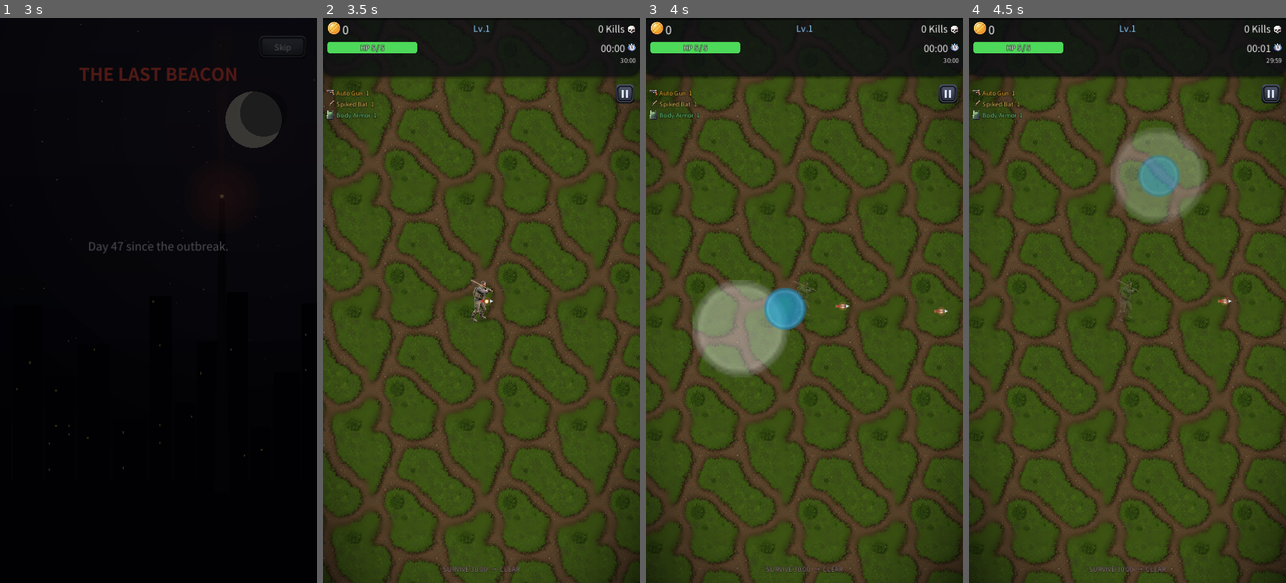
Above: before the commit, frames 1-4 (left to right).
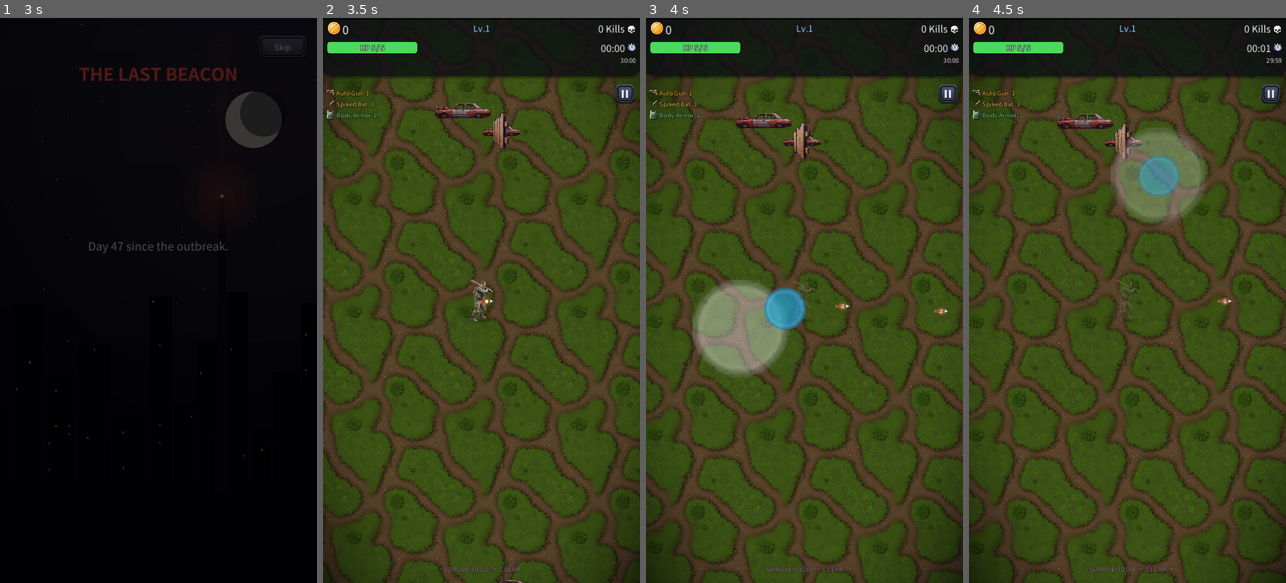
Above: after the commit, the same moments.

Repository: kosj/game_action_defence
Game: Godot game, scene res://scenes/TitleScreen.tscn
The game is run twice, just before and just after one commit, with the same random seed, the same clock (stepped at 60 frames per second) and the same inputs. Sound files missing from this copy of the repository are replaced by a short silence.
Inputs (mouse positions are in pixels of both pictures, inside the frame that each line leads up to):
- Up to frame 1 (3 s): tap Enter at 0.5 s; move the mouse to (228, 272) at 0.52 s; click (228, 272) at 0.67 s; click "New Game" at 1.25 s; click "New Game" at 2 s; click "Skip" at 2.75 s
- Up to frame 2 (3.5 s): no input
- Up to frame 3 (4 s): drag from (741, 328) to (804, 300) at 3.52 s
- Up to frame 4 (4.5 s): move the mouse to (1159, 176) at 4.27 s; click (1159, 176) at 4.42 s

Frame 1 is identical in both runs. In frame 2, 0.6% of the frame differs, in the area x 35-63%, y 15-100%; in frame 3, 0.6%; in frame 4, 0.6%.

Commit message:
Theme gimmicks Phase A: multi-gimmick support + mise-en-scène prop field
Framework groundwork for per-theme hazards and staging (art-free, reuses
existing prop sprites):

- ThemeData: add gimmick_keys (list) and prop_keys (list). gimmick_key stays
  as a single-key fallback.
- GimmickSpawner: spawn from the theme's gimmick list (uniform random) instead
  of a single locked gimmick, so themes can carry several hazards.
- PropField: new decorative prop scatter — places theme props by world-coord
  hash (stable as the player moves), viewport-culled and drawn only in range
  for WebGL perf; z_index -1 so props sit behind units. No collision yet.
- themes.tres: suburb=fence/wreck_car, city=wreck_car/tank, lab=(none until art).

Diff:
--- a/data/themes.tres
+++ b/data/themes.tres
@@ -16,6 +16,8 @@
 unlock_cost = 0
 unlock_achievement = ""
 gimmick_key = "gas_can"
+gimmick_keys = PackedStringArray("gas_can")
+prop_keys = PackedStringArray("fence", "wreck_car")
 boss_key = "mutant_dog"
 
 [sub_resource type="Resource" id="Resource_6xvj3"]
@@ -31,6 +33,8 @@
 unlock_cost = 400
 unlock_achievement = ""
 gimmick_key = "falling_debris"
+gimmick_keys = PackedStringArray("falling_debris")
+prop_keys = PackedStringArray("wreck_car", "tank")
 boss_key = "wrecker"
 
 [sub_resource type="Resource" id="Resource_eiv06"]
@@ -46,6 +50,8 @@
 unlock_cost = 0
 unlock_achievement = "survive_15"
 gimmick_key = "toxic_pool"
+gimmick_keys = PackedStringArray("toxic_pool")
+prop_keys = PackedStringArray()
 boss_key = "mutation"
 
 [resource]
--- a/scenes/Main.tscn
+++ b/scenes/Main.tscn
@@ -8,6 +8,7 @@
 [ext_resource type="Script" path="res://scripts/ItemPickupSpawner.gd" id="8"]
 [ext_resource type="PackedScene" path="res://scenes/LevelUpPanel.tscn" id="9"]
 [ext_resource type="Script" path="res://scripts/GimmickSpawner.gd" id="10"]
+[ext_resource type="Script" path="res://scripts/PropField.gd" id="11"]
 
 [node name="Main" type="Node2D"]
 y_sort_enabled = true
@@ -25,6 +26,11 @@
 z_index = -2
 script = ExtResource("6")
 
+[node name="PropField" type="Node2D" parent="."]
+z_index = -1
+y_sort_enabled = false
+script = ExtResource("11")
+
 [node name="Player" parent="." instance=ExtResource("2")]
 position = Vector2(0, 0)
 
--- a/scripts/GimmickSpawner.gd
+++ b/scripts/GimmickSpawner.gd
@@ -14,7 +14,7 @@
 const SPAWN_MIN := 90.0    # 플레이어로부터 스폰 거리 범위
 const SPAWN_MAX := 320.0
 
-var _cls: GDScript = null
+var _classes: Array = []   # 이 테마에서 스폰 가능한 기믹 클래스들(균등 랜덤 선택)
 var player: Node2D = null
 var _accum: float = 0.0
 var _next: float = 0.0
@@ -25,8 +25,14 @@
 
 func _ready() -> void:
 	var t: ThemeData = ThemeManager.selected()
-	var key: String = t.gimmick_key if t != null else ""
-	_cls = _CLASSES.get(key)
+	# 테마의 기믹 목록(gimmick_keys)을 우선 사용, 비어 있으면 단일 gimmick_key 로 폴백.
+	var keys: PackedStringArray = PackedStringArray()
+	if t != null:
+		keys = t.gimmick_keys if not t.gimmick_keys.is_empty() else PackedStringArray([t.gimmick_key])
+	for k in keys:
+		var c = _CLASSES.get(k)
+		if c != null:
+			_classes.append(c)
 	player = get_tree().get_first_node_in_group("player")
 	Events.player_died.connect(func(): _game_over = true)
 	Events.player_revived.connect(func(): _game_over = false)
@@ -34,7 +40,7 @@
 
 
 func _process(delta: float) -> void:
-	if _cls == null or _game_over:
+	if _classes.is_empty() or _game_over:
 		return
 	if not is_instance_valid(player):
 		player = get_tree().get_first_node_in_group("player")
@@ -51,7 +57,8 @@
 
 
 func _spawn() -> void:
-	var h: Node2D = _cls.new()
+	var cls: GDScript = _classes[randi() % _classes.size()]   # 여러 기믹 중 하나를 균등 랜덤 선택
+	var h: Node2D = cls.new()
 	get_tree().current_scene.add_child(h)
 	var dist := randf_range(SPAWN_MIN, SPAWN_MAX)
 	h.global_position = player.global_position + Vector2.from_angle(randf() * TAU) * dist
--- /dev/null
+++ b/scripts/PropField.gd
@@ -0,0 +1,84 @@
+extends Node2D
+## 미장센 프롭 필드 — 선택 테마의 장식 프롭을 필드에 흩뿌린다.
+## 월드좌표 해시로 배치해 플레이어가 움직여도 위치가 고정되고, Ground 처럼 보이는 범위만
+## draw 로 그려 WebGL 성능을 지킨다. Phase A: 정적 배경 장식(충돌 없음, z_index=-1 로 유닛 뒤).
+## prop_keys 가 비어 있는 테마(아트 미준비)는 아무것도 그리지 않는다.
+
+const CELL := 260.0                       # 배치 격자(셀당 최대 1개)
+const DENSITY := 30                       # 셀당 프롭 확률(해시 %100 < 이 값)
+const TARGET := 104.0                     # 프롭 표시 최대 변(px) 기준
+const DARKEN := Color(0.82, 0.82, 0.86)   # 바닥과 어우러지게 살짝 어둡게
+
+const _PROP_TEX := {
+	"wreck_car": preload("res://assets/sprites/props/prop_wreck_car.png"),
+	"fence":     preload("res://assets/sprites/props/prop_fence.png"),
+	"tank":      preload("res://assets/sprites/props/prop_tank.png"),
+}
+
+var _player: Node2D = null
+var _last := Vector2(INF, INF)
+var _keys: Array = []   # 이 테마에서 그릴 프롭 키(텍스처가 있는 것만)
+
+
+func _ready() -> void:
+	z_index = -1   # 바닥(-2) 위, 유닛(0) 아래
+	_player = get_tree().get_first_node_in_group("player")
+	var t: ThemeData = ThemeManager.selected()
+	if t != null:
+		for k in t.prop_keys:
+			if _PROP_TEX.has(k):
+				_keys.append(k)
+
+
+func _process(_delta: float) -> void:
+	if _keys.is_empty():
+		return
+	if not is_instance_valid(_player):
+		_player = get_tree().get_first_node_in_group("player")
+		return
+	var p := _player.global_position
+	if p.distance_squared_to(_last) > 16.0:
+		_last = p
+		queue_redraw()
+
+
+## 정수 셀 좌표 → 안정적 해시(음수 없이).
+func _hash(cx: int, cy: int) -> int:
+	return ((cx * 73856093) ^ (cy * 19349663)) & 0x7fffffff
+
+
+func _draw() -> void:
+	if _keys.is_empty():
+		return
+	# 화면에 보이는 월드 크기 = 뷰포트 / 카메라 줌.
+	var vp := get_viewport().get_visible_rect().size
+	var cam := get_viewport().get_camera_2d()
+	if cam != null and cam.zoom.x > 0.0 and cam.zoom.y > 0.0:
+		vp = Vector2(vp.x / cam.zoom.x, vp.y / cam.zoom.y)
+	var c := _last
+	var margin := CELL   # 화면 경계에 걸친 프롭도 그려지도록 여유
+	var x0 := int(floor((c.x - vp.x * 0.5 - margin) / CELL))
+	var x1 := int(ceil((c.x + vp.x * 0.5 + margin) / CELL))
+	var y0 := int(floor((c.y - vp.y * 0.5 - margin) / CELL))
+	var y1 := int(ceil((c.y + vp.y * 0.5 + margin) / CELL))
+	var cell_i := int(CELL)
+	for cx in range(x0, x1):
+		for cy in range(y0, y1):
+			var h := _hash(cx, cy)
+			if h % 100 >= DENSITY:
+				continue
+			var key: String = _keys[(h / 100) % _keys.size()]
+			var tex: Texture2D = _PROP_TEX[key]
+			var ts := tex.get_size()
+			var sc: float = (TARGET / maxf(ts.x, ts.y)) * (0.8 + 0.5 * float((h / 7) % 100) / 100.0)
+			var w := ts.x * sc
+			var hgt := ts.y * sc
+			# 셀 내 지터(월드 좌표 — 노드가 원점이라 로컬==월드)
+			var px := float(cx) * CELL + float((h / 11) % cell_i)
+			var py := float(cy) * CELL + float((h / 17) % cell_i)
+			if ((h / 3) & 1) == 1:   # 좌우 반전으로 반복감 완화
+				draw_set_transform(Vector2(px, py), 0.0, Vector2(-1.0, 1.0))
+				draw_texture_rect(tex, Rect2(-w * 0.5, -hgt * 0.5, w, hgt), false, DARKEN)
+			else:
+				draw_texture_rect(tex, Rect2(px - w * 0.5, py - hgt * 0.5, w, hgt), false, DARKEN)
+	draw_set_transform(Vector2.ZERO, 0.0, Vector2.ONE)
--- a/scripts/data/ThemeData.gd
+++ b/scripts/data/ThemeData.gd
@@ -18,6 +18,13 @@
 @export var unlock_cost: int = 0
 @export var unlock_achievement: String = ""
 
-## 후속(6-B/6-C) 예약 — 기믹 키 / 테마 보스 아키타입.
+## 기믹 키(단일, 레거시) / 테마 보스 아키타입.
 @export var gimmick_key: String = ""
 @export var boss_key: String = ""
+
+## 테마별 방해 기믹 목록 — 여러 종을 가중 없이 균등 랜덤으로 스폰한다. 비어 있으면 gimmick_key 로 폴백.
+@export var gimmick_keys: PackedStringArray = PackedStringArray()
+
+## 미장센(장식 프롭) 키 목록 — PropField 가 필드에 흩뿌린다. 비어 있으면 프롭 없음.
+##   suburb=fence/wreck_car, city=wreck_car/tank, lab=(아트 준비 후 채움)
+@export var prop_keys: PackedStringArray = PackedStringArray()
Not shown: 1 places in scenes/Main.tscn that only renumber resources
